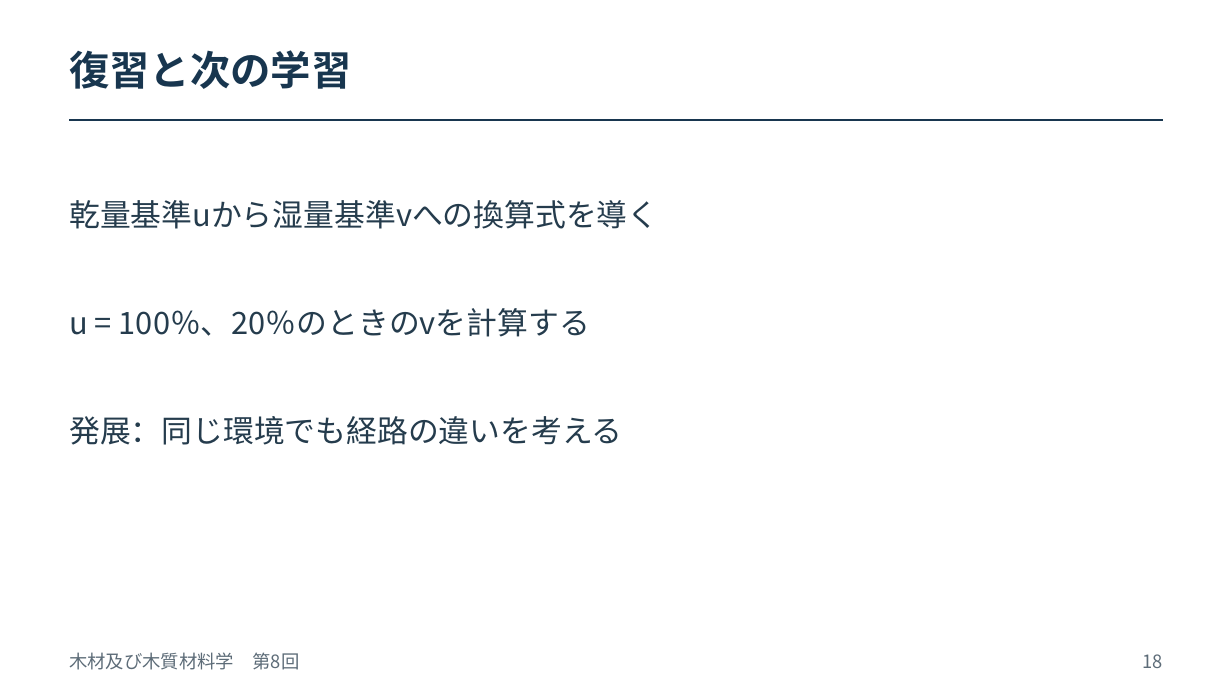
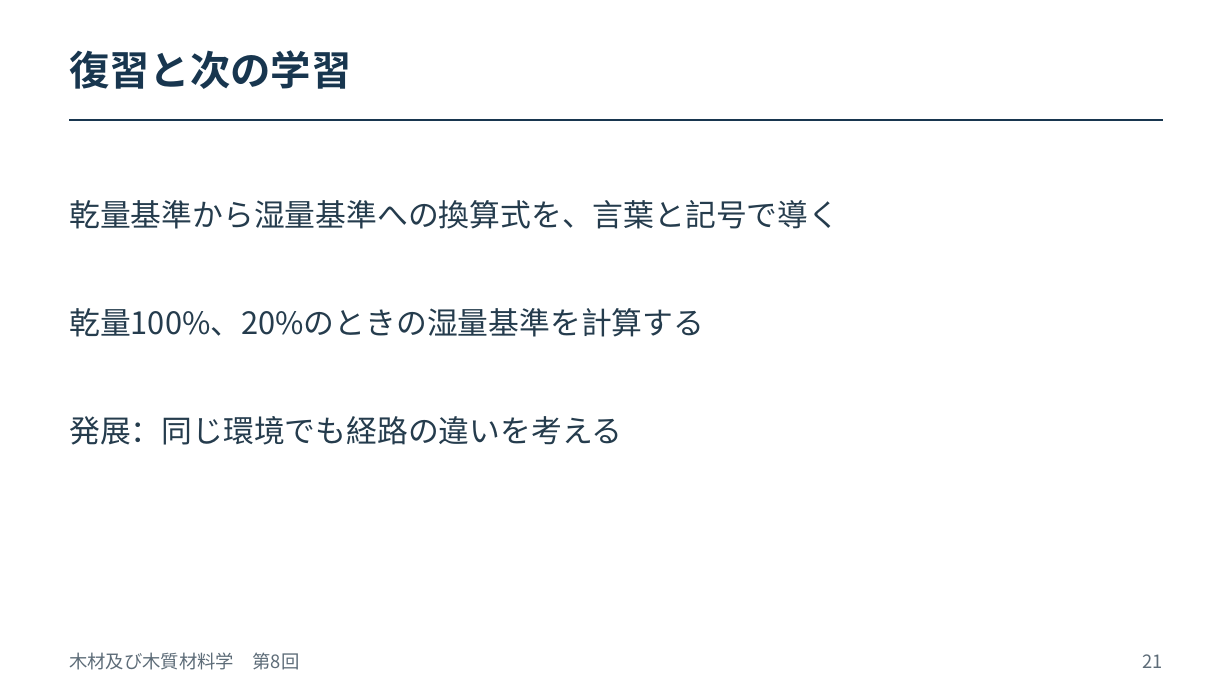
Before and after one commit to zooc-14calbp/wood-science-course, a slide deck: slide 21 of 第08回/08_木材と水.pptx (slide 18 before the commit). Drawn at 1232x693 pixels with LibreOffice and Linux fonts; fonts in the diff are those of the drawing. Boxes give left, top, right and bottom in pixels: in the first picture for what was removed or moved away, otherwise in the second. Text is boxed around its words. In the diff, an @@ line names an element or a change of style, - is before the commit and + after.

```diff
--- a/第08回/08_木材と水.pptx
+++ b/第08回/08_木材と水.pptx
@@ text at (69,200,839,229): text changed @@
-乾量基準uから湿量基準vへの換算式を導く
+乾量基準から湿量基準への換算式を、言葉と記号で導く
@@ text at (69,308,704,337): text changed @@
-u = 100％、20％のときのvを計算する
+乾量100%、20%のときの湿量基準を計算する
@@ text at (1142,654,1162,668): text changed @@
-18
+21
```
Also in this commit, not shown: 15 other slides changed, 4 slides added, 1 slide removed, 12 other files.
